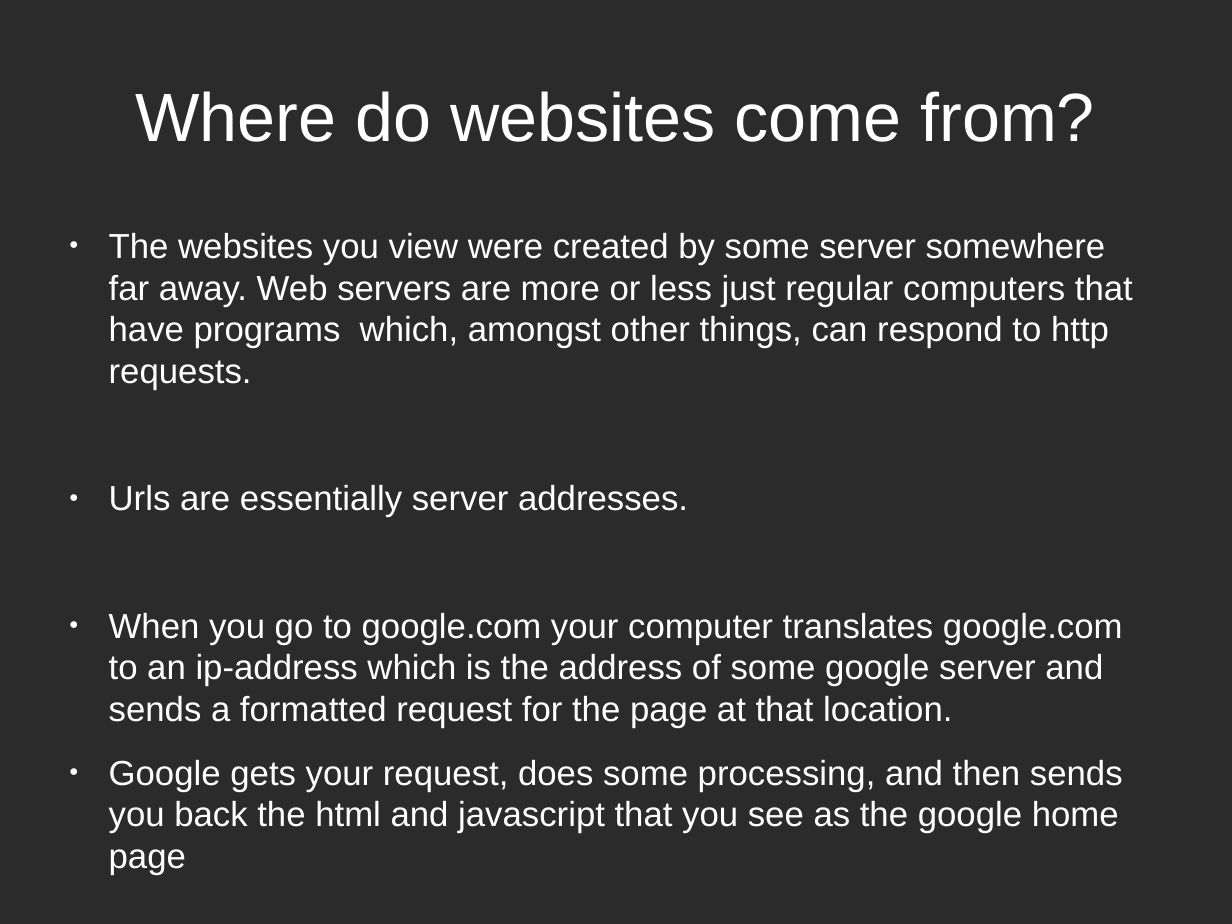
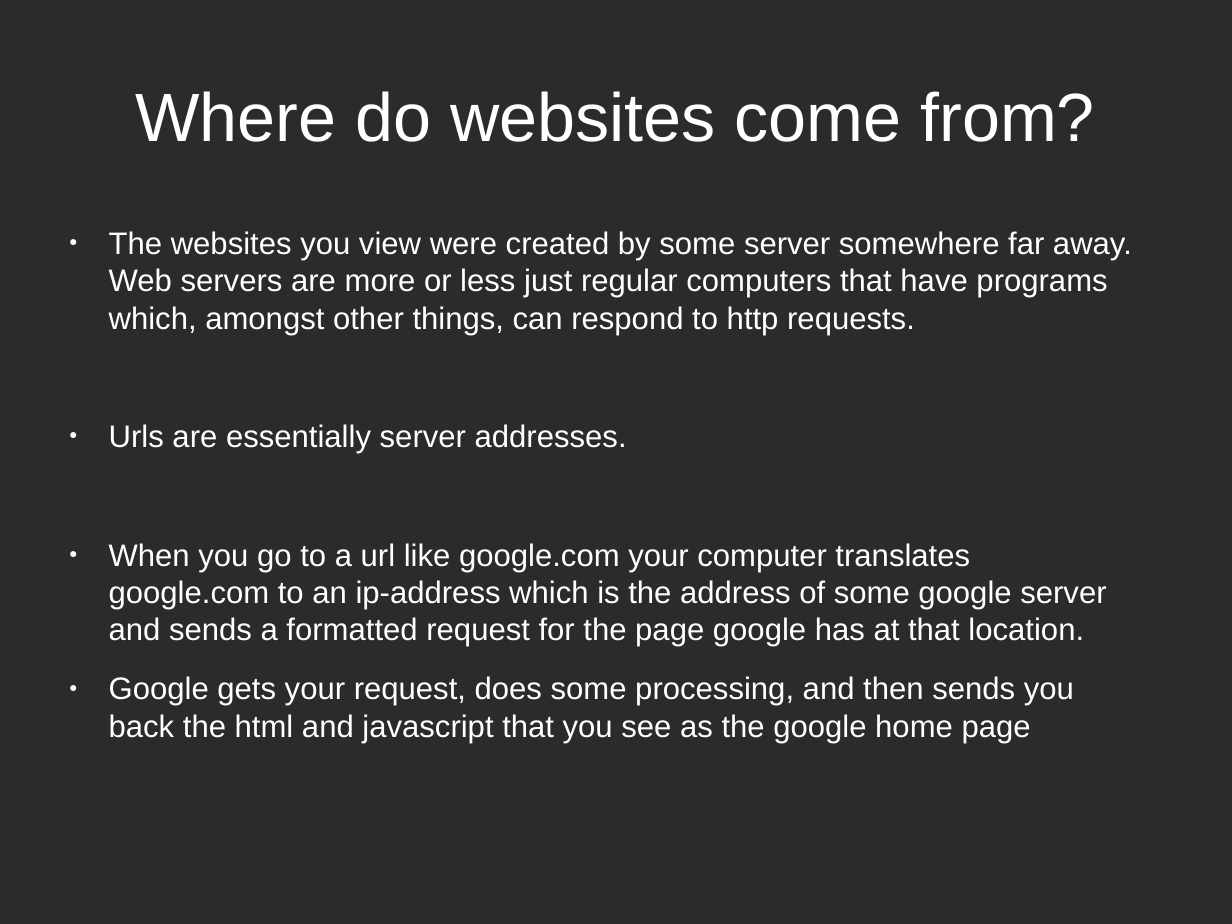
Before and after one commit to Andrew-Max/rails-seminar-materials, a slide deck: slide 7 of try_rails_slides.odp (slide 6 before the commit). Drawn at 1232x924 pixels with LibreOffice and Linux fonts; fonts in the diff are those of the drawing; background and template pictures are left out; a plain dark background stands for a picture behind light text. Boxes give left, top, right and bottom in pixels: in the first picture for what was removed or moved away, otherwise in the second. Text is boxed around its words. In the diff, an @@ line names an element or a change of style, - is before the commit and + after.

```diff
--- a/try_rails_slides.odp
+++ b/try_rails_slides.odp
@@ text at bbox=[109, 231, 1132, 743]: size 22.4 to 20 pt in "The websites you view were created by ...", "Urls are essentially server addresses.", "Google gets your request, does some processing, ..." @@
@@ text at bbox=[109, 543, 1106, 646]: text changed; size 22.4 to 20 pt @@
-● When you go to google.com your computer translates google.com to an ip-address which is the address of some google server and sends a formatted request for the page at that location.
+● When you go to a url like google.com your computer translates google.com to an ip-address which is the address of some google server and sends a formatted request for the page google has at that location.
```
Also in this commit, not shown: 7 other slides changed, 5 slides added, 4 slides removed.
